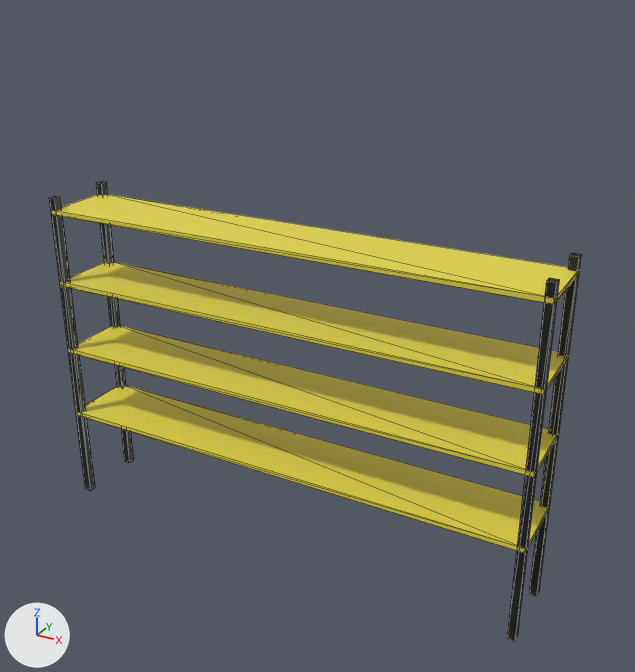
Two versions of the COLLADA model src/blender/shelf/meshes/shelf.dae, one commit apart.
Before and after are seen from a 50 mm camera at (1.55, -2.61, 2.24) aimed at (0.1, 0.03, 0.92). Arrows for +X, +Y and +Z are at lower left; the lights stay in place. The first picture is the older version. Mesh edges are drawn as thin lines. Where no turn or scale is listed for an object, it has been applied to the vertices.

Objects in the first picture: 'board_1', 'board_2', 'board_3', 'board_4', 'post_1', 'post_2', 'post_3', 'post_4'.
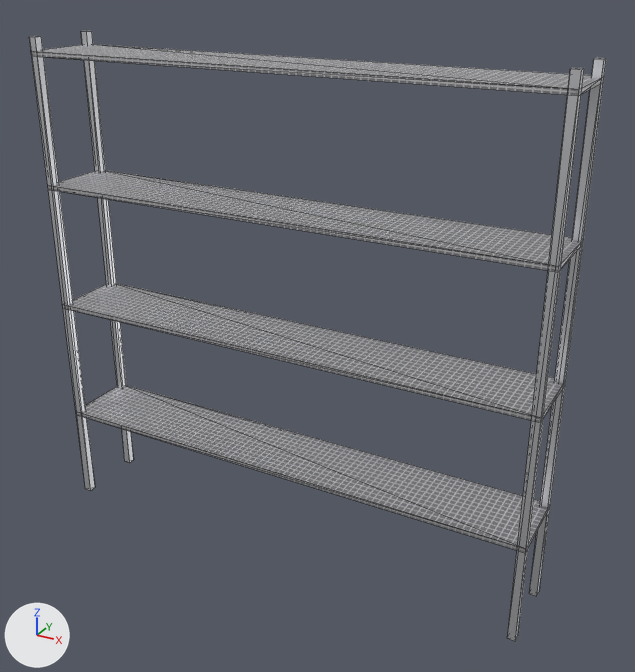
Patch to the scene script:
```diff
--- a/src/blender/shelf/meshes/shelf.dae.py
+++ b/src/blender/shelf/meshes/shelf.dae.py
@@ me_cube_032 @@
 me_cube_032.from_pydata(...)  # 8 vertices, 12 faces; spans x -1.0..1.0, y -0.15..0.15, z -0.01..0.01
-me_cube_032.materials.append(mat_board_002)  # yellow #e7d744
+me_cube_032.materials.append(mat_wire_mesh)  # picture img_wire_mesh_tex_png
@@ me_cube_031 @@
 me_cube_031.from_pydata(...)  # 8 vertices, 12 faces; spans x -1.0..1.0, y -0.15..0.15, z -0.01..0.01
-me_cube_031.materials.append(mat_board_002)  # yellow #e7d744
+me_cube_031.materials.append(mat_wire_mesh)  # picture img_wire_mesh_tex_png
@@ me_cube_030 @@
 me_cube_030.from_pydata(...)  # 8 vertices, 12 faces; spans x -1.0..1.0, y -0.15..0.15, z -0.01..0.01
-me_cube_030.materials.append(mat_board_002)  # yellow #e7d744
+me_cube_030.materials.append(mat_wire_mesh)  # picture img_wire_mesh_tex_png
@@ me_cube_029 @@
 me_cube_029.from_pydata(...)  # 8 vertices, 12 faces; spans x -1.0..1.0, y -0.15..0.15, z -0.01..0.01
-me_cube_029.materials.append(mat_board_002)  # yellow #e7d744
+# me_cube_029 part 1: texture (UV) coordinates of 12 of 12 faces, centred in x -1.0..1.0, y -0.15..0.15, z -0.01..0.01, changed; they spanned u 0.12..0.88, v 0.0..1.0 and now span u -4.5..5.5, v -0.25..1.25
+me_cube_029.materials.append(mat_wire_mesh)  # picture img_wire_mesh_tex_png
@@ me_cube_027 @@
-me_cube_027.from_pydata(...)  # 8 vertices, 12 faces; spans x -0.015..0.015, y -0.015..0.015, z -0.675..0.675
-me_cube_027.materials.append(mat_metal_black_002)  # black #191919
+me_cube_027.from_pydata(...)  # 8 vertices, 12 faces; spans x -0.015..0.015, y -0.015..0.015, z -0.675..1.275
+# me_cube_027 part 2
+for i in [1, 3, 5, 7]: me_cube_027.vertices[i].co += Vector((0.0, 0.0, 0.6))
+me_cube_027.materials.append(mat_post_metal)  # white #eaebef
@@ me_cube_025 @@
-me_cube_025.from_pydata(...)  # 8 vertices, 12 faces; spans x -0.015..0.015, y -0.015..0.015, z -0.675..0.675
-me_cube_025.materials.append(mat_metal_black_002)  # black #191919
+me_cube_025.from_pydata(...)  # 8 vertices, 12 faces; spans x -0.015..0.015, y -0.015..0.015, z -0.675..1.275
+# me_cube_025 part 3
+for i in [1, 3, 5, 7]: me_cube_025.vertices[i].co += Vector((0.0, 0.0, 0.6))
+me_cube_025.materials.append(mat_post_metal)  # white #eaebef
@@ me_cube_024 @@
-me_cube_024.from_pydata(...)  # 8 vertices, 12 faces; spans x -0.015..0.015, y -0.015..0.015, z -0.675..0.675
-me_cube_024.materials.append(mat_metal_black_002)  # black #191919
+me_cube_024.from_pydata(...)  # 8 vertices, 12 faces; spans x -0.015..0.015, y -0.015..0.015, z -0.675..1.275
+# me_cube_024 part 4
+for i in [1, 3, 5, 7]: me_cube_024.vertices[i].co += Vector((0.0, 0.0, 0.6))
+me_cube_024.materials.append(mat_post_metal)  # white #eaebef
@@ me_cube_023 @@
-me_cube_023.from_pydata(...)  # 8 vertices, 12 faces; spans x -0.015..0.015, y -0.015..0.015, z -0.675..0.675
-me_cube_023.materials.append(mat_metal_black_002)  # black #191919
+me_cube_023.from_pydata(...)  # 8 vertices, 12 faces; spans x -0.015..0.015, y -0.015..0.015, z -0.675..1.275
+# me_cube_023 part 5
+for i in [1, 3, 5, 7]: me_cube_023.vertices[i].co += Vector((0.0, 0.0, 0.6))
+me_cube_023.materials.append(mat_post_metal)  # white #eaebef
@@ ob_board_4 @@
 ob_board_4 = bpy.data.objects.new('board_4', me_cube_032)
-ob_board_4.location = (0.0, 0.0, 1.291)
+ob_board_4.location = (0.0, 0.0, 1.891)
@@ ob_board_2 @@
 ob_board_2 = bpy.data.objects.new('board_2', me_cube_030)
-ob_board_2.location = (0.0, 0.0, 0.691)
+ob_board_2.location = (0.0, 0.0, 0.891)
@@ ob_board_3 @@
 ob_board_3 = bpy.data.objects.new('board_3', me_cube_029)
-ob_board_3.location = (0.0, 0.0, 0.991)
+ob_board_3.location = (0.0, 0.0, 1.391)
```

Location of each change, [x1, y1, x2, y2] in pixels of the pictures (635 x 672 px):
'board_2', recoloured, moved
    before: [68, 325, 559, 477]
    after: [63, 283, 566, 423]
'board_3', recoloured, surface changed, moved
    before: [60, 262, 569, 394]
    after: [48, 170, 581, 272]
'board_4', recoloured, moved
    before: [51, 194, 579, 304]
    after: [31, 44, 602, 96]
'board_1', recoloured (yellow to grey)
    both: [76, 385, 550, 553]
'post_2', recoloured, reshaped (lighter, 44% wider, 58% taller)
    before: [507, 278, 560, 641]
    after: [507, 68, 584, 641]
'post_1', recoloured, reshaped (lighter, 44% wider, 57% taller)
    before: [529, 253, 582, 596]
    after: [529, 58, 606, 596]
'post_4', recoloured, reshaped (lighter, 43% wider, 54% taller)
    before: [49, 196, 95, 491]
    after: [29, 36, 95, 491]
'post_3', recoloured, reshaped (38% wider, 53% taller)
    before: [96, 181, 134, 463]
    after: [81, 31, 134, 463]
